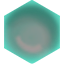
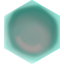
Comparing the layer stacks of the two 64px x 64px images. Changes:
painted on "Layer 1" over box(4, 0, 60, 64)
